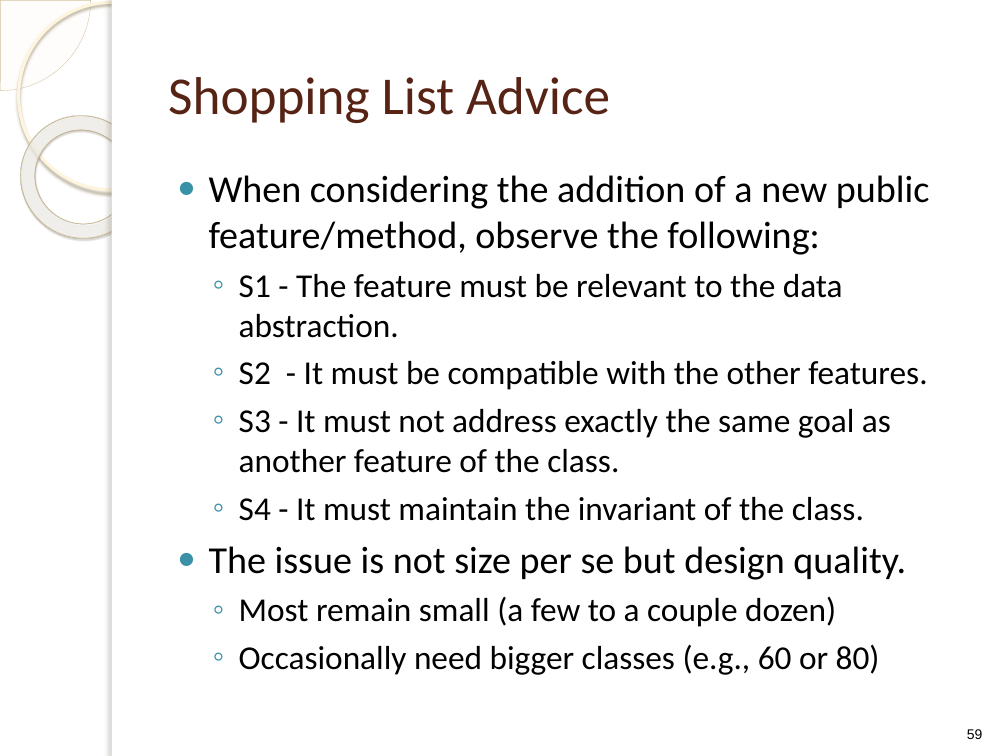
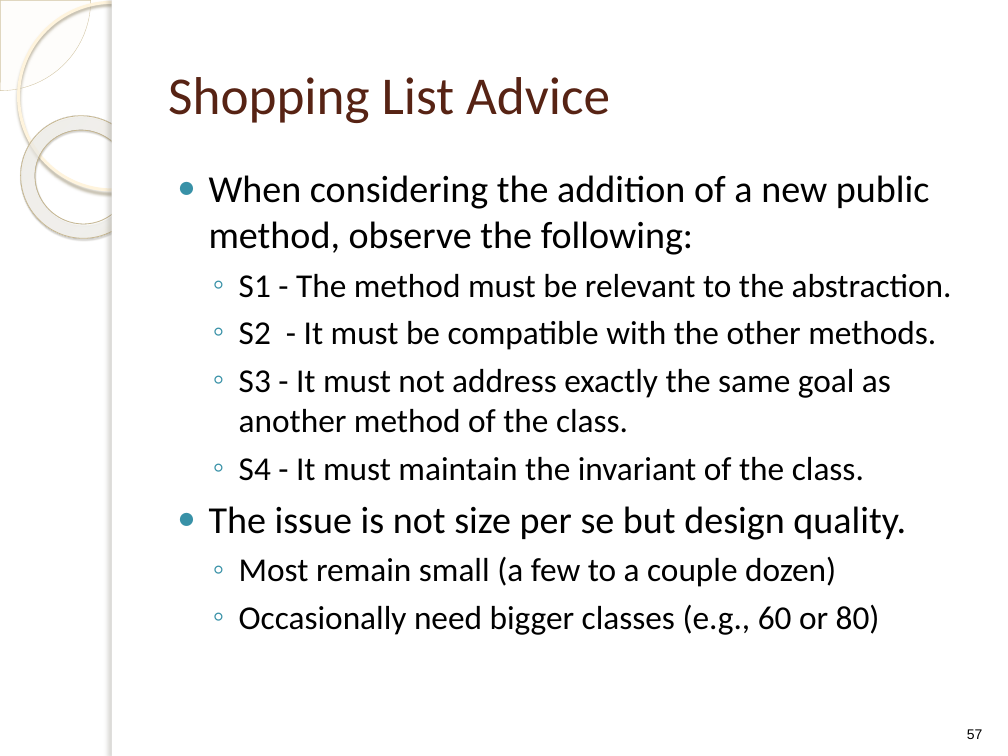
Before and after one commit to f1lm/MS-2014-Boise-State-University, a slide deck: slide 57 of Advance Software Engineering/Lecture Notes/ClassDesign.pptx (slide 59 before the commit). Drawn at 1008x756 pixels with LibreOffice and Linux fonts; fonts in the diff are those of the drawing; background and template pictures are left out. Boxes give left, top, right and bottom in pixels: in the first picture for what was removed or moved away, otherwise in the second. Text is boxed around its words. In the diff, an @@ line names an element or a change of style, - is before the commit and + after.

Commit message:
updated

```diff
--- a/Advance Software Engineering/Lecture Notes/ClassDesign.pptx
+++ b/Advance Software Engineering/Lecture Notes/ClassDesign.pptx
@@ text at (x1=209, y1=175, x2=952, y2=433): text changed @@
-● When considering the addition of a new public feature/method, observe the following:
-  ◦ S1 - The feature must be relevant to the data abstraction.
-  ◦ S2 - It must be compatible with the other features.
-  ◦ S3 - It must not address exactly the same goal as another feature of the class.
+● When considering the addition of a new public method, observe the following:
+  ◦ S1 - The method must be relevant to the abstraction.
+  ◦ S2 - It must be compatible with the other methods.
+  ◦ S3 - It must not address exactly the same goal as another method of the class.
@@ page number at (x1=967, y1=729, x2=983, y2=739): text changed @@
-59
+57
```
Also in this commit, not shown: 15 other slides changed, 2 slides removed.
